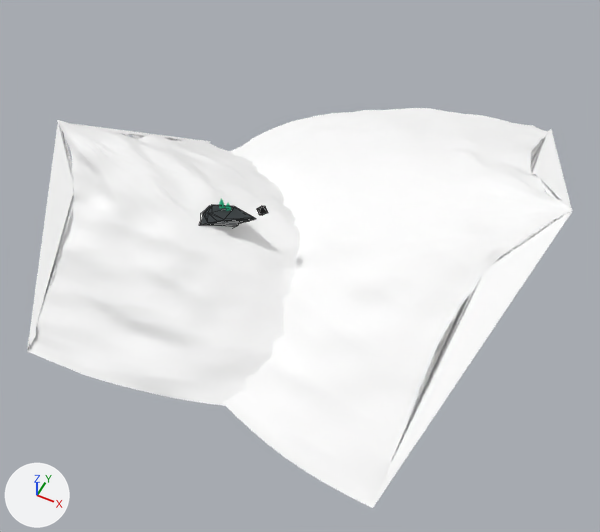
The COLLADA model source/resource/obj/cliff.dae: old version first, new version second.
Before and after are seen from a 50 mm camera at (142.0, -233.0, 270.0) aimed at (13.0, 25.0, -53.0). Lighting does not change. The marker at lower left points along +X, +Y and +Z. Mesh edges are drawn as thin lines on the coarser meshes. Where no turn or scale is listed for an object, it has been applied to the vertices.

Before the edit, the objects in view are built like this:
```python
me_cliff = bpy.data.meshes.new('Cliff')
me_cliff.from_pydata(...)  # 41 vertices, 77 faces; spans x -12.5..24.4, y -8.9..5.3, z -10.5..5.8
me_cliff.materials.append(mat_cliff)  # black #32383b
me_mountainleft = bpy.data.meshes.new('MountainLeft')
me_mountainleft.from_pydata(...)  # 2703 vertices, 5098 faces; spans x -26.0..170.0, y -85.0..86.0, z -37.0..36.0
me_mountainleft.materials.append(mat_snow)  # white #ffffff
me_mountainright = bpy.data.meshes.new('MountainRight')
me_mountainright.from_pydata(...)  # 2703 vertices, 5098 faces; spans x -170.0..32.0, y -136.0..137.0, z -37.0..36.0
me_mountainright.materials.append(mat_snow)  # white #ffffff
ob_cliff = bpy.data.objects.new('Cliff', me_cliff)
ob_cliff.location = (-21.9, 0.1, -6.3)
ob_mountainleft = bpy.data.objects.new('MountainLeft', me_mountainleft)
ob_mountainleft.location = (-78.7, 3.0, -17.1)
ob_mountainright = bpy.data.objects.new('MountainRight', me_mountainright)
ob_mountainright.location = (99.6, 54.6, -17.1)
```
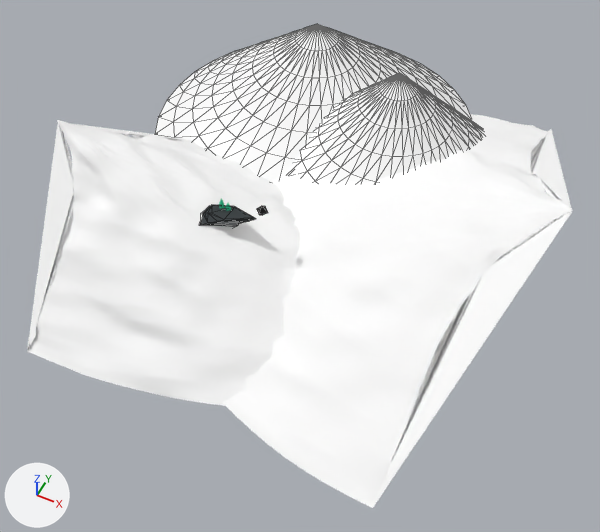
Pixel boxes [x1, y1, x2, y2] of what changed, in the pictures (600 x 532 px):
'DistantMountain', added
    after: [155, 24, 472, 182]
'Cone', added
    after: [289, 73, 483, 183]

The change, as a diff of the scene's bpy script:
```diff
--- a/source/resource/obj/cliff.dae.py
+++ b/source/resource/obj/cliff.dae.py
@@ mat_distantmountain @@
+mat_distantmountain = principled_material('DistantMountain')
+mat_distantmountain.base_color = (1.0, 1.0, 1.0)  # white #ffffff
+mat_distantmountain.roughness = 0.9
@@ me_distantmountain @@
+me_distantmountain.from_pydata(...)  # 362 vertices, 720 faces; spans x -97.0..97.0, y -97.0..97.0, z -36.0..36.0
+me_distantmountain.materials.append(mat_distantmountain)  # white #ffffff
@@ me_cone @@
+me_cone.from_pydata(...)  # 289 vertices, 540 faces; spans x -80.0..80.0, y -80.0..80.0, z -38.0..38.0
+me_cone.materials.append(mat_distantmountain)  # white #ffffff
@@ ob_distantmountain @@
+ob_distantmountain = bpy.data.objects.new('DistantMountain', me_distantmountain)
+ob_distantmountain.location = (-27.5, 126.1, -13.8)
@@ ob_cone @@
+ob_cone = bpy.data.objects.new('Cone', me_cone)
+ob_cone.location = (31.4, 98.0, -11.3)
```
